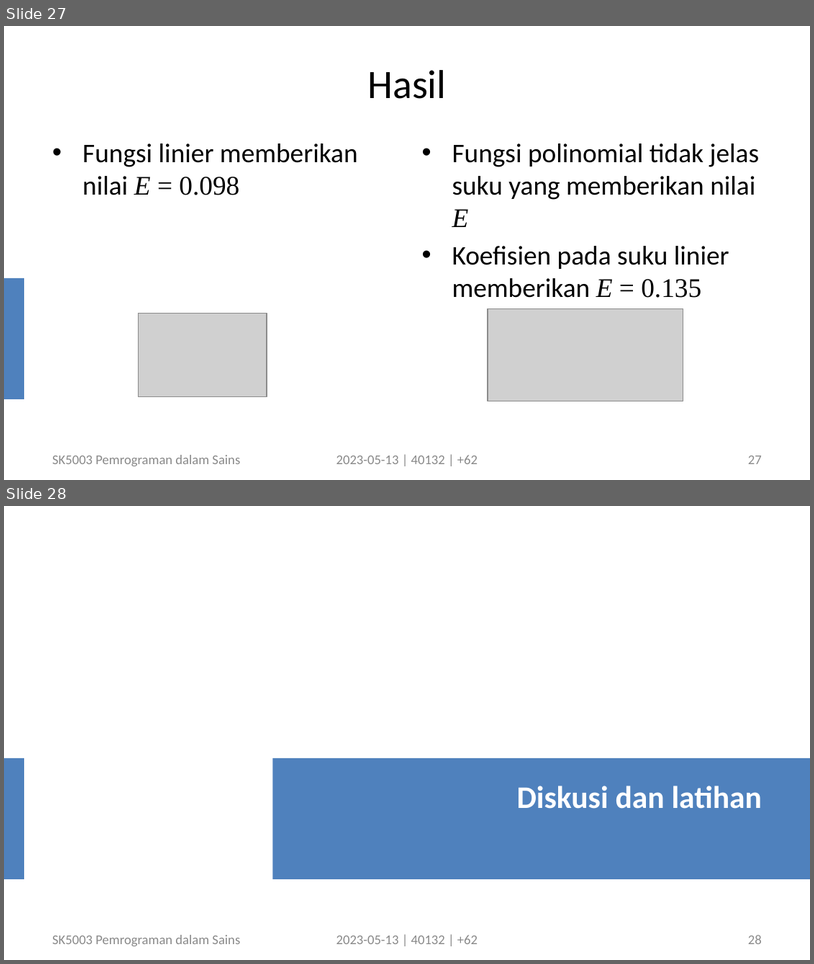
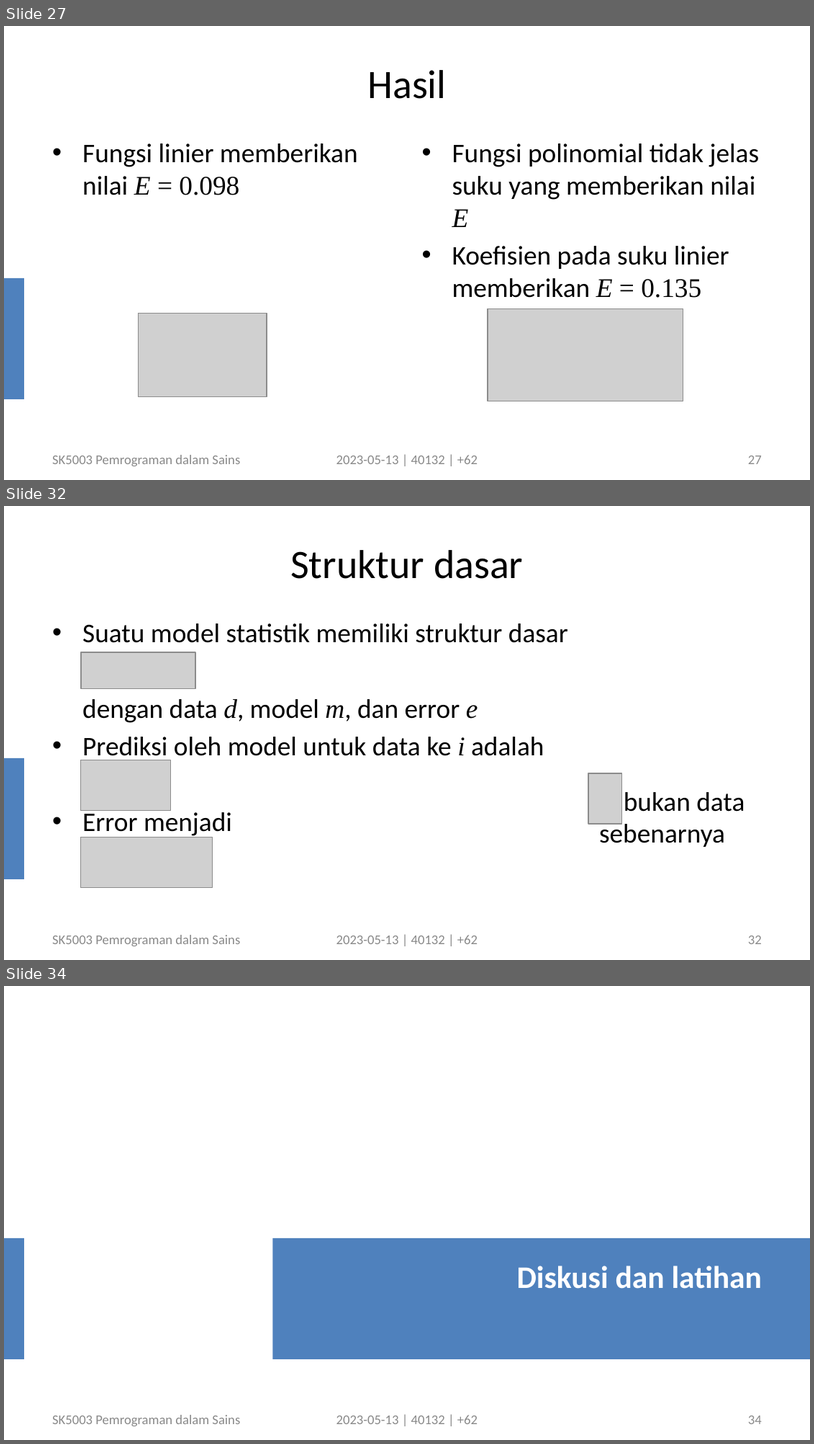
Before and after one commit to dudung/sk5003-02-2022-2, a slide deck: note/08/sk5003_w08_growth_model_20230513_v4.pptx. Shown one above the other, each under a label of ours: slides 27 and 28 before the commit, slides 27, 32 and 34 after it; the slides between them are not shown. The pictures are 814x964 and 814x1444 pixels, drawn with LibreOffice and Linux fonts; fonts in the diff are those of the drawing; grey boxes stand for pictures. Boxes give left, top, right and bottom in pixels: in the first picture for what was removed or moved away, otherwise in the second. Text is boxed around its words. In the diff, an @@ line names an element or a change of style, - is before the commit and + after.

```diff
--- a/note/08/sk5003_w08_growth_model_20230513_v4.pptx
+++ b/note/08/sk5003_w08_growth_model_20230513_v4.pptx
@@ slide 32 added at <box>4,506,810,960</box>, background #FFFFFF; not listed: 1 template element that a slide beside it also shows @@
@@ title added at <box>291,550,523,579</box>, 36 pt, text #000000 @@
+Struktur dasar
@@ text added at <box>82,623,568,838</box>, 24 pt, text #000000 @@
+• Suatu model statistik memiliki struktur dasar
+dengan data d, model m, dan error e
+• Prediksi oleh model untuk data ke i adalah
+• Error menjadi
@@ picture added at <box>80,652,195,688</box> @@
@@ picture added at <box>80,760,170,810</box> @@
@@ picture added at <box>589,773,622,823</box> @@
@@ text added at <box>599,792,745,847</box>, 24 pt, text #000000 @@
+bukan data sebenarnya
@@ picture added at <box>80,836,212,887</box> @@
@@ text added at <box>52,934,240,946</box>, 12 pt, text #898989 @@
+SK5003 Pemrograman dalam Sains
@@ text added at <box>337,934,478,944</box>, 12 pt, text #898989 @@
+2023-05-13 | 40132 | +62
@@ page number added at <box>748,935,762,944</box>, 12 pt, text #8C8C8C @@
+32
@@ what was slide 28 is now slide 34 @@
@@ page number at <box>748,1415,762,1424</box>: text changed @@
-28
+34
```
Also in this commit, not shown: 3 slides changed, 5 other slides added.
